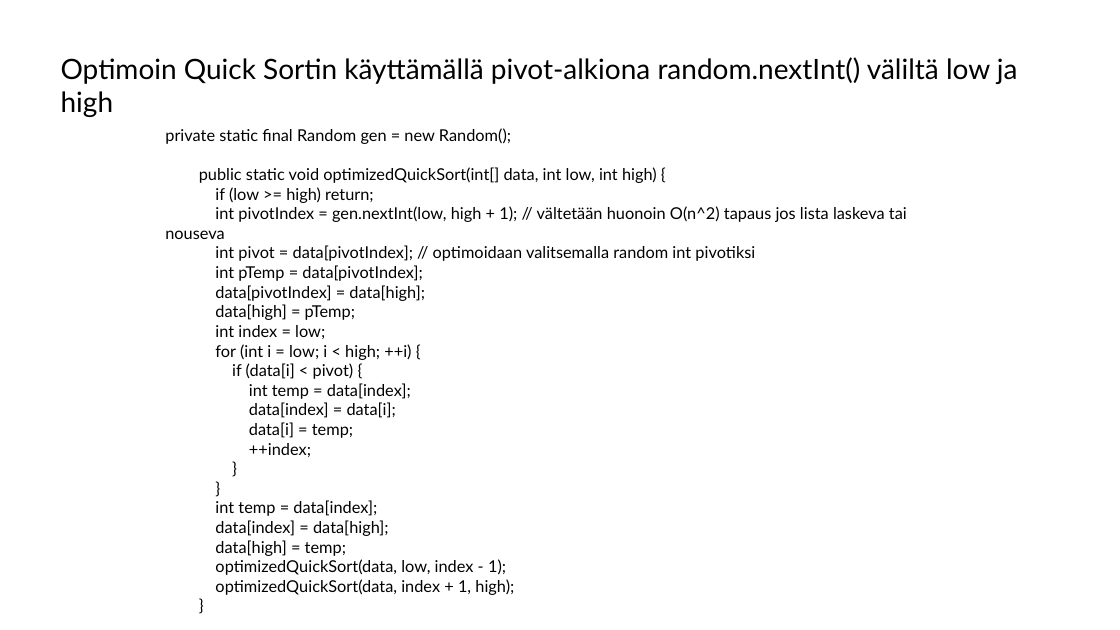
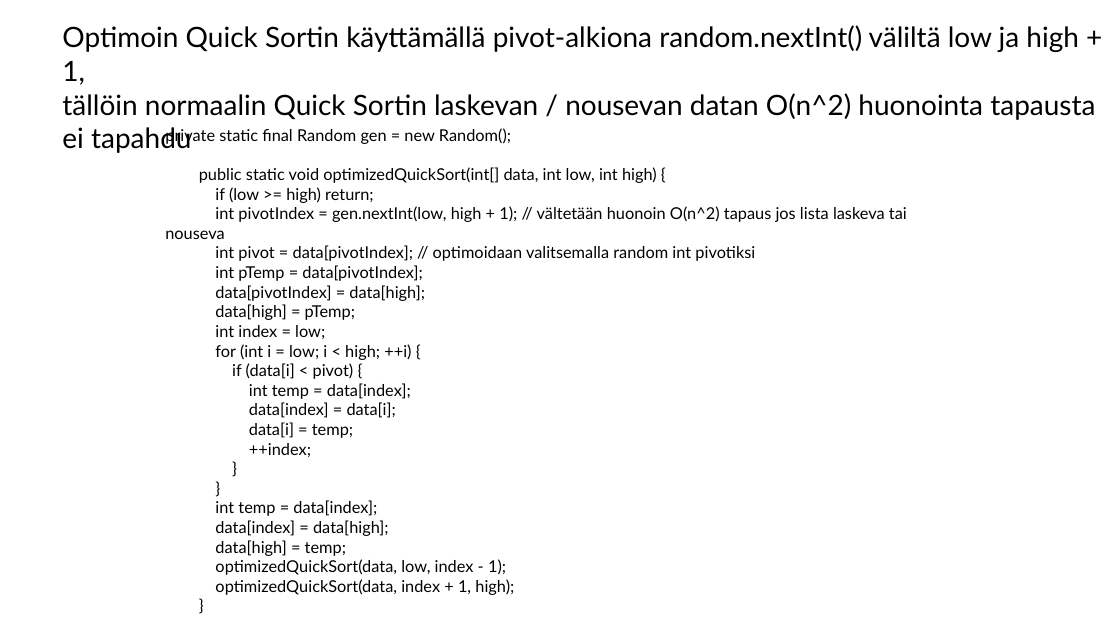
Before and after one commit to KeskinenNiilo/SortAlgorithmsJava, a slide deck: slide 4 of dokumentointi.pptx. Drawn at 1120x630 pixels with LibreOffice and Linux fonts; fonts in the diff are those of the drawing. Boxes give left, top, right and bottom in pixels: in the first picture for what was removed or moved away, otherwise in the second. Text is boxed around its words. In the diff, an @@ line names an element or a change of style, - is before the commit and + after.

```diff
--- a/dokumentointi.pptx
+++ b/dokumentointi.pptx
@@ text at bbox=[62, 25, 1095, 120]: text changed @@
-Optimoin Quick Sortin käyttämällä pivot-alkiona random.nextInt() väliltä low ja high
+Optimoin Quick Sortin käyttämällä pivot-alkiona random.nextInt() väliltä low ja high + 1,
+tällöin normaalin Quick Sortin laskevan / nousevan datan O(n^2) huonointa tapausta
+ei tapahdu
```
Also in this commit, not shown: 2 other slides changed, 1 slide added, 1 slide removed, 2 other files.
